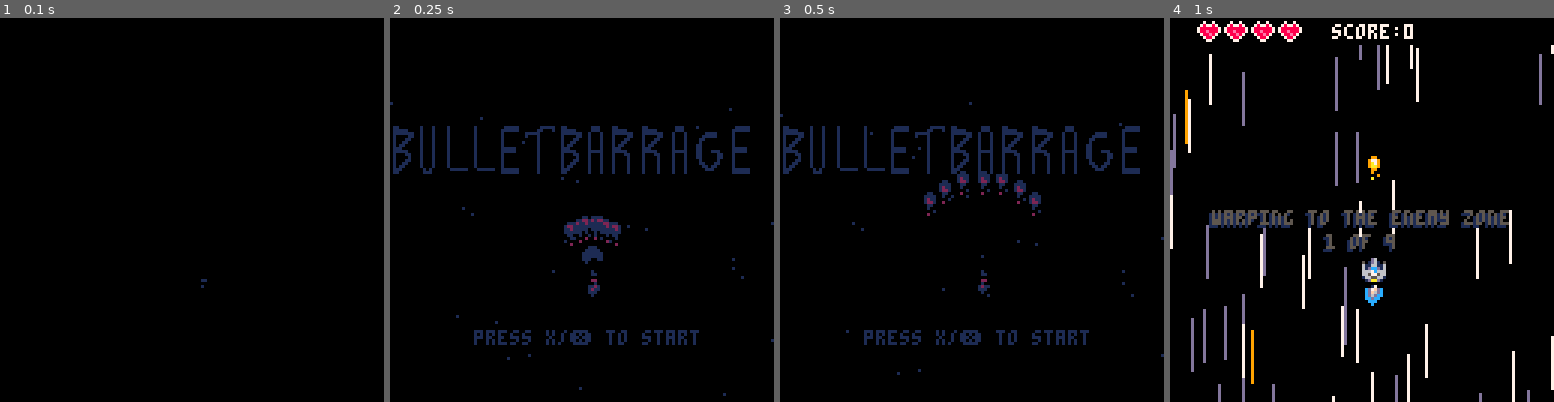
Above: before the commit, frames 1-4 (left to right).
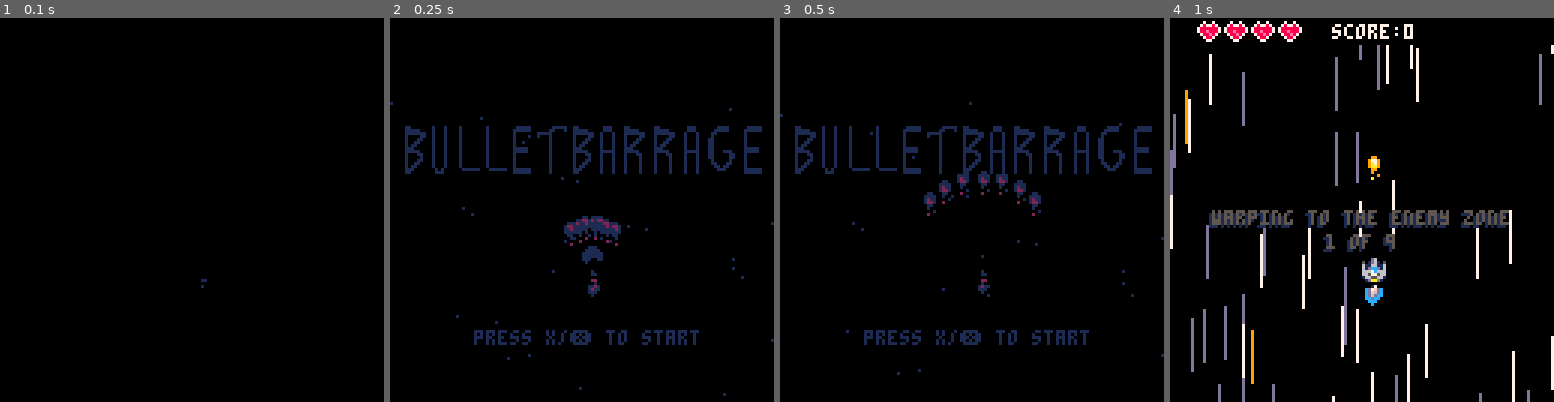
Above: after the commit, the same moments.

Repository: eduszesz/shmup
Game: PICO-8 cartridge myshmup.p8
The game is run twice, just before and just after one commit, with the same random seed, the same clock (stepped at 60 frames per second) and the same inputs.
Inputs:
- Up to frame 1 (0.1 s): no input
- Up to frame 2 (0.25 s): no input
- Up to frame 3 (0.5 s): tap X (X key) at 0.33 s
- Up to frame 4 (1 s): tap O (Z key) at 0.7 s

Frame 1 is identical in both runs. In frame 2, 4.3% of the frame differs, in the area x 0-97%, y 28-41%; in frame 3, 4.3%; in frame 4, nothing differs.

Commit message:
blink floats, centered bullet barrage

Diff:
--- a/myshmup.p8
+++ b/myshmup.p8
@@ -233,7 +233,7 @@
 	cprint("press x/❎ to start",63,104,1)
 	cprint("press x/❎ to start",63,105,1)
 	cprint("press x/❎ to start",64,104,cl)
-	print("v0.47",100,120,1)
+	print("v0.48",100,120,1)
 end
 
 function draw_game()
@@ -1278,7 +1278,7 @@
 			end
 			bonus.typ=txt
 			addfloat(txt,64,120,1)
-			addfloat(txt,63,121,7)
+			addfloat(txt,63,121,7,2)
 		end
 	end
 	if bonus.t<0 then
@@ -1440,8 +1440,9 @@
 --porklike tutorial
 --by lazydevs
 
-function addfloat(_txt,_x,_y,_c)
- add(floats,{txt=_txt,x=_x,y=_y,c=_c,ty=_y-10,t=0})
+function addfloat(_txt,_x,_y,_c,_typ)
+	if _typ==nil then _typ=1 end
+ add(floats,{txt=_txt,x=_x,y=_y,c=_c,ty=_y-10,t=0,typ=_typ})
 end
 
 function dofloats()
@@ -1456,7 +1457,13 @@
 
 function drfloats()
 	for f in all(floats) do
-		cprint(f.txt,f.x,f.y,f.c)
+		local cl=f.c
+		if f.typ==2 then
+			if t%6<3 then
+				cl=14
+			end
+		end
+		cprint(f.txt,f.x,f.y,cl)
 	end
 end
 
@@ -1510,8 +1517,7 @@
 		end
 	end
 
-	sspr(1,112,121,16,0,36)
-
+	sspr(1,112,121,16,4,36)
 	spr(2,64,80)
 	if t%6<3 then
 		spr(4,64,88)
@@ -1632,12 +1638,12 @@
 bbbbbbbbbbbbbbbbbbbbbbbbbbbbbbbbbbbbbbbbbbbbbbbbbb0bb0bdbbbbbbd00000000000000000000000000000000000000000000000000000000000000000
 0bbbbbbbbbbbbbbbbbbbbbbbbbbbbbbbbbbbbbbbbbbbbbbbbbbbbbd0bbbbbbbd0000000000000000000000000000000000000000000000000000000000000000
 00dddddddddddddddddddddddddddddddddddddddddddddddddddd00bbbbbbbd0000000000000000000000000000000000000000000000000000000000000000
-05886660005800586005860000005860000000588888600000588888058866600005888600588666000058866600000588860000000000000005888886000000
-05888886605800586005860000005860000005888888600055886668058888866005888600588888660058888866000588860000006666000058888886000000
-05888888865800586005860000005860000005855555008888860000058888888658005860588888886058888888605800586000058888600058555550000000
-05800058865800586005860000005860000005860000008555860000058000588658005860580005886058000588605800586000588888600058600000000000
-05800588605800586005860000005860000005860000000005860000058005886058005860580058860058005886005800586005880000000058600000000000
-05805886005800586005860000005860000005860000000005860000058058860058005860580588600058058860005800586005800000000058600000000000
+05886660005800586005860000005860000000588888600000588888058866600005888600588666000058866600000588860000058888600005888886000000
+05888886605800586005860000005860000005888888600055886668058888866005888600588888660058888866000588860000588888600058888886000000
+05888888865800586005860000005860000005855555008888860000058888888658005860588888886058888888605800586005880000000058555550000000
+05800058865800586005860000005860000005860000008555860000058000588658005860580005886058000588605800586005800000000058600000000000
+05800588605800586005860000005860000005860000000005860000058005886058005860580058860058005886005800586058800000000058600000000000
+05805886005800586005860000005860000005860000000005860000058058860058005860580588600058058860005800586058800000000058600000000000
 05858860005800586005860000005860000005860000000005860000058588600058005860585886000058588600005800586058800000000058600000000000
 05888600005800586005860000005860000005888886000005860000058886000058665860588860000058886000005866586058800066600058888860000000
 05888886005800586005860000005860000005888886000005860000058888860058888860588888600058888860005888886058800088860058888860000000
Not shown, changed: the thumbnail (__label__) section of myshmup.p8
